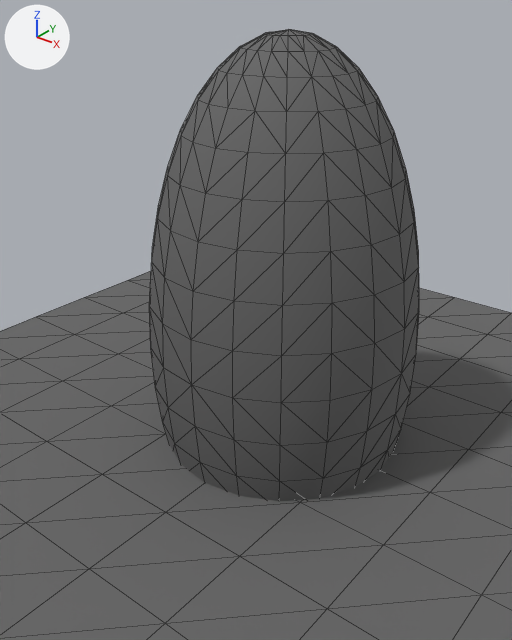
An edit to the COLLADA model Data/Models/simpleScene.dae, drawn before and after from the same camera.
Rendered twice from a camera (50 mm lens) standing at (0.0284, -0.0387, 0.0327) and looking at (-0.001, -0.002, 0.01). Lighting does not change. The marker at upper left points along +X, +Y and +Z. Mesh edges are drawn as thin lines. Where no turn or scale is listed for an object, it has been applied to the vertices.
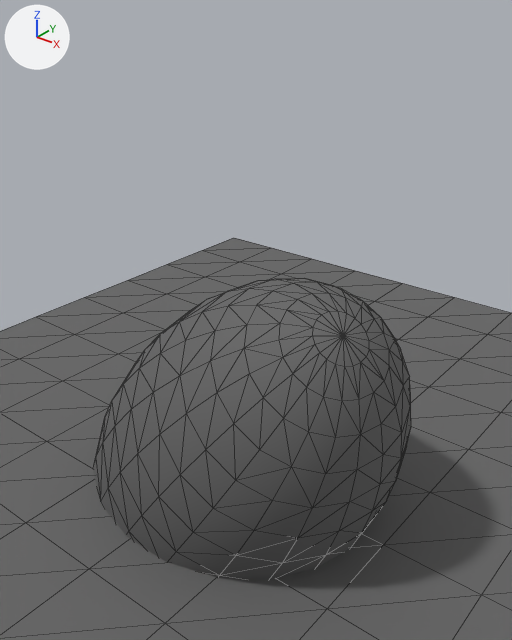
Location of each change, [x1, y1, x2, y2] in pixels of the pictures (512 x 640 px):
'pSphere1', moved, turned, rescaled: before [149, 29, 419, 501]; after [93, 278, 411, 580]

Diff of the bpy script that builds the scene:
```diff
--- a/Data/Models/simpleScene.dae.py
+++ b/Data/Models/simpleScene.dae.py
@@ ob_psphere1 @@
 ob_psphere1 = bpy.data.objects.new('pSphere1', me_psphere1mesh)
-ob_psphere1.location = (0.0, 0.0, 0.00858)
-ob_psphere1.scale = (1.0, 1.0, 2.12)
+ob_psphere1.location = (0.0, -0.00614, 0.0)
+ob_psphere1.rotation_euler = (0.415, 0.535, 0.317)  # degrees (24, 31, 18)
+ob_psphere1.scale = (1.0, 1.0, 2.09)
```
